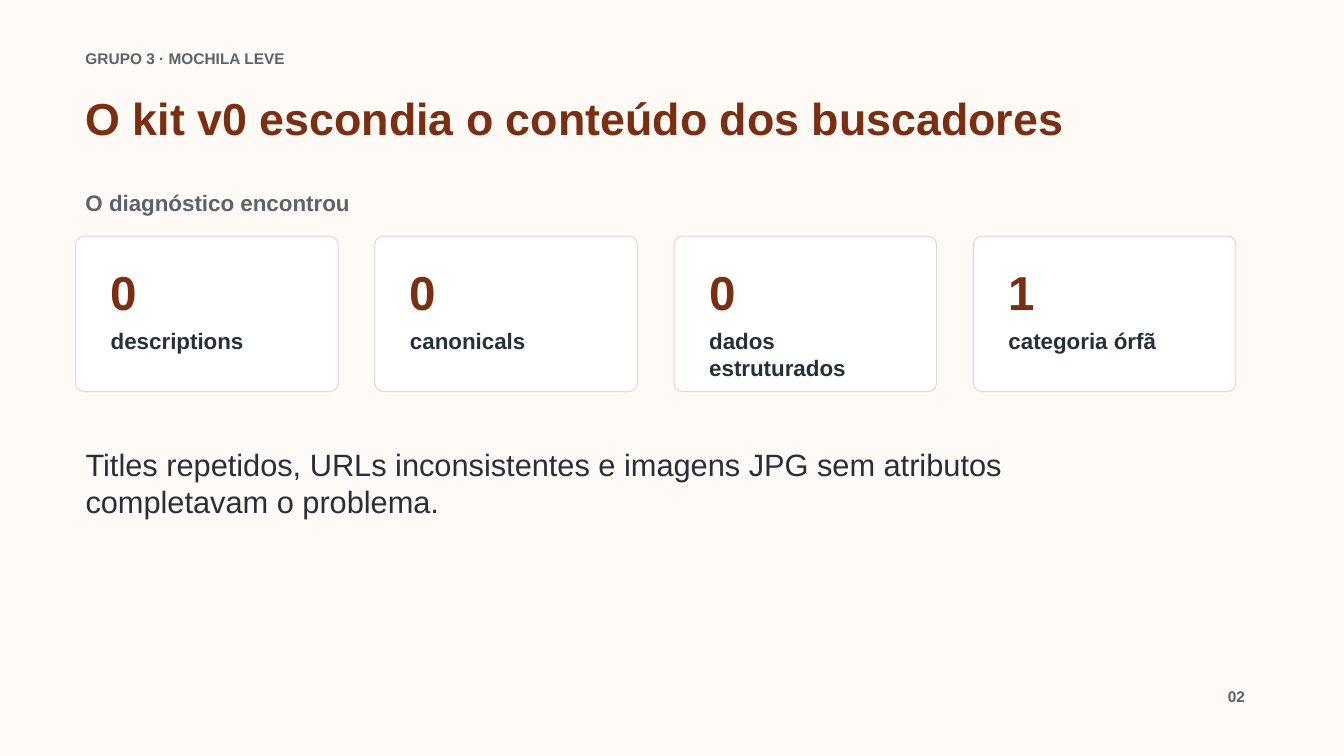
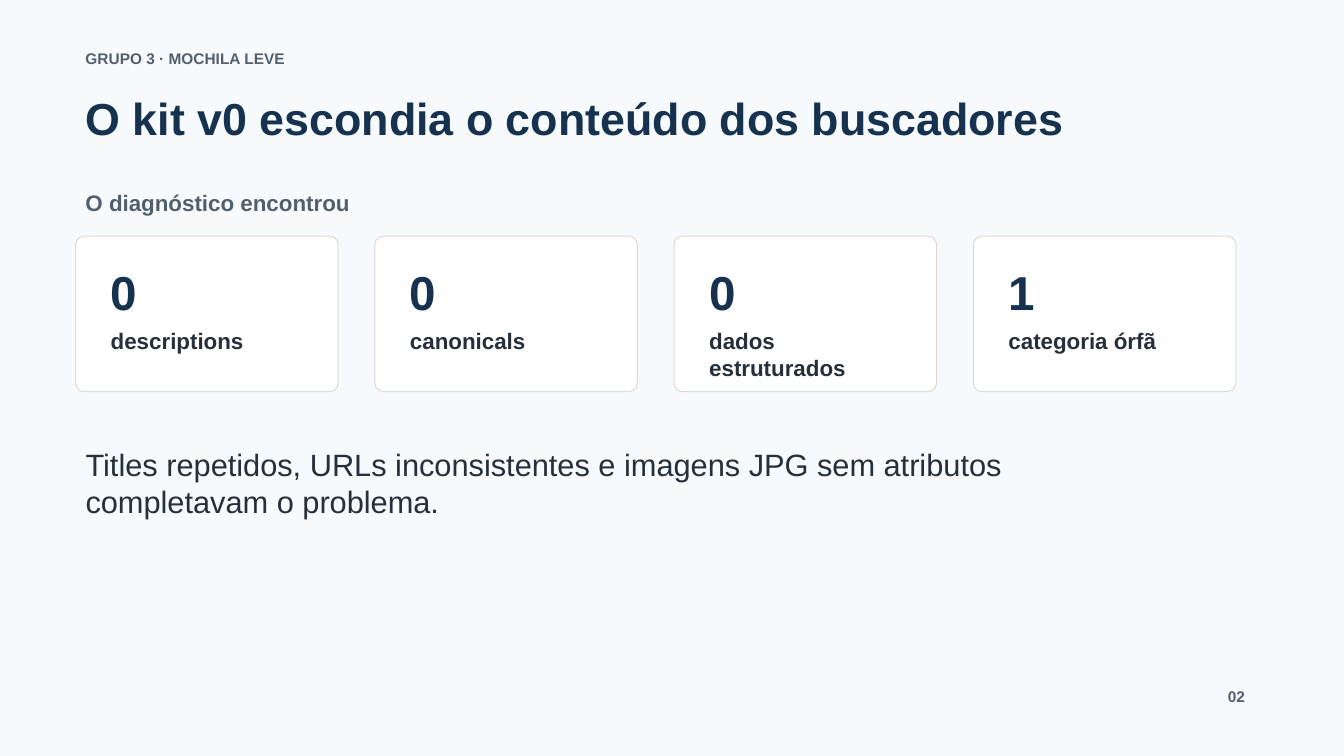
Before and after one commit to MRIshizawa/grupo3-blog-mochila-leve-seo, a slide deck: slide 2 of apresentacao-seo-grupo3.pptx. Drawn at 1344x756 pixels with LibreOffice and Linux fonts; fonts in the diff are those of the drawing. Boxes give left, top, right and bottom in pixels: in the first picture for what was removed or moved away, otherwise in the second. Text is boxed around its words. In the diff, an @@ line names an element or a change of style, - is before the commit and + after.

```diff
--- a/apresentacao-seo-grupo3.pptx
+++ b/apresentacao-seo-grupo3.pptx
@@ background #FFFAF5 to #F7FAFC @@
@@ text colour #7A2E12 to #16324F in 5 elements at box(85, 102, 1063, 136), box(111, 276, 137, 311), box(410, 276, 436, 311), box(709, 276, 735, 311), box(1008, 277, 1034, 310) @@
```
Also in this commit, not shown: 9 other slides changed, 2 other files.
